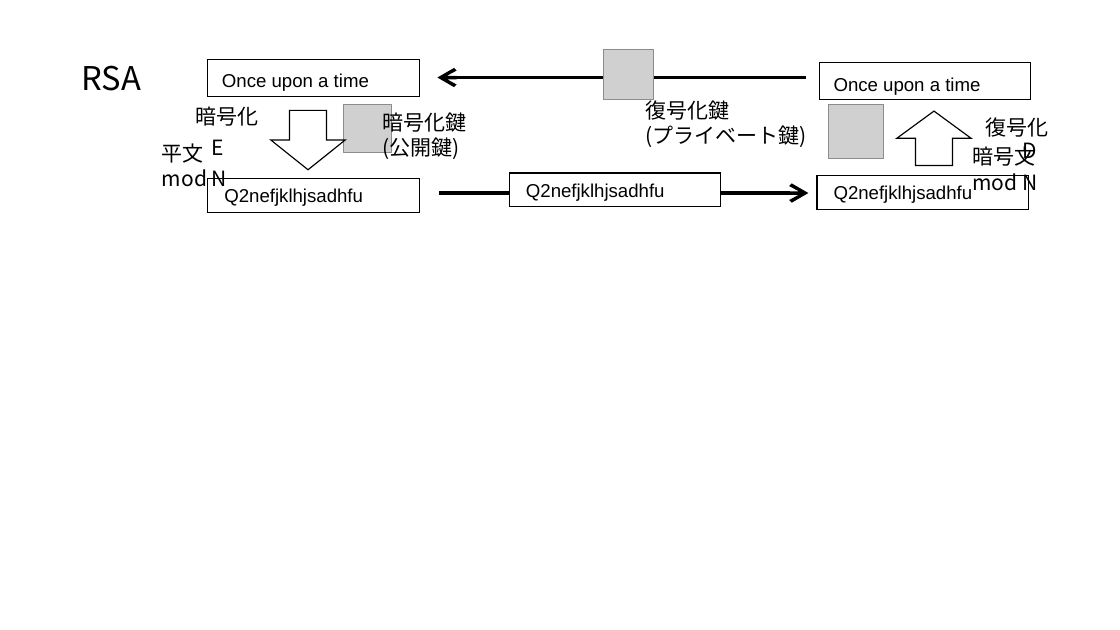
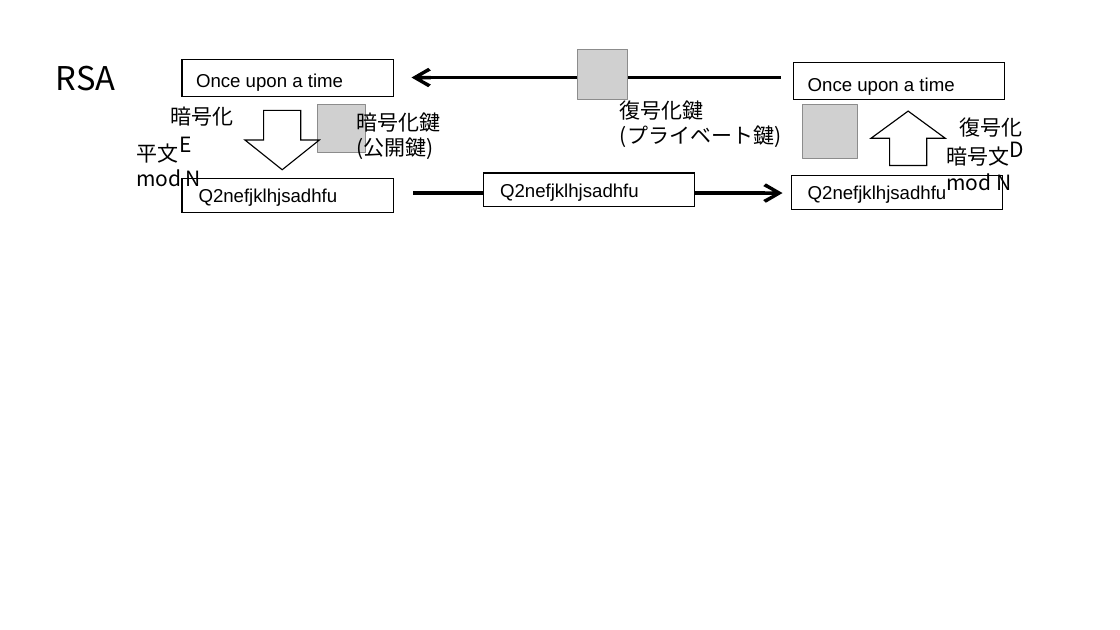
Before and after one commit to kojo1/TLSbook-en, a slide deck: slide 14 of Part1.Technology/Chapter3.Algorithm/Algorithm-fig-jp.pptx. Drawn at 1120x630 pixels with LibreOffice and Linux fonts; fonts in the diff are those of the drawing; grey boxes stand for pictures. Boxes give left, top, right and bottom in pixels: in the first picture for what was removed or moved away, otherwise in the second. Text is boxed around its words. In the diff, an @@ line names an element or a change of style, - is before the commit and + after.

```diff
--- a/Part1.Technology/Chapter3.Algorithm/Algorithm-fig-jp.pptx
+++ b/Part1.Technology/Chapter3.Algorithm/Algorithm-fig-jp.pptx
@@ text "E": place and size @@
-text "E" at <box>211,139,223,155</box>
+text "E" at <box>179,136,191,152</box>
@@ text "D": place and size @@
-text "D" at <box>1022,142,1036,163</box>
+text "D" at <box>1009,136,1023,157</box>
@@ 12 texts, 5 rectangles, 3 pictures, 2 right arrows, 2 arrows: place and size @@
-12 texts, 5 rectangles, 3 pictures, 2 right arrows, 2 arrows at <box>82,49,1048,212</box>
+12 texts, 5 rectangles, 3 pictures, 2 right arrows, 2 arrows at <box>56,49,1022,212</box>
```
Also in this commit, not shown: 1 other slide changed, 12 other files.
